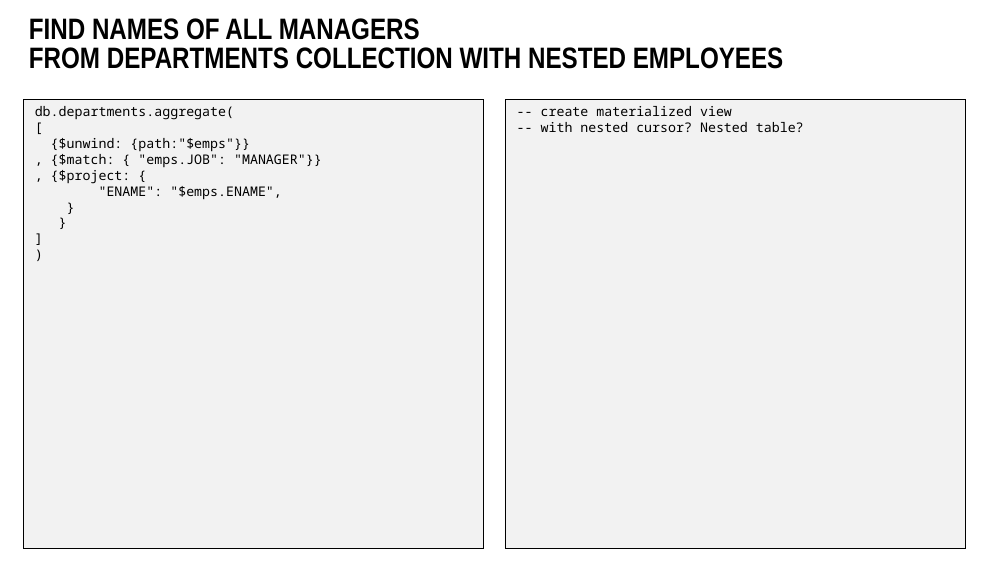
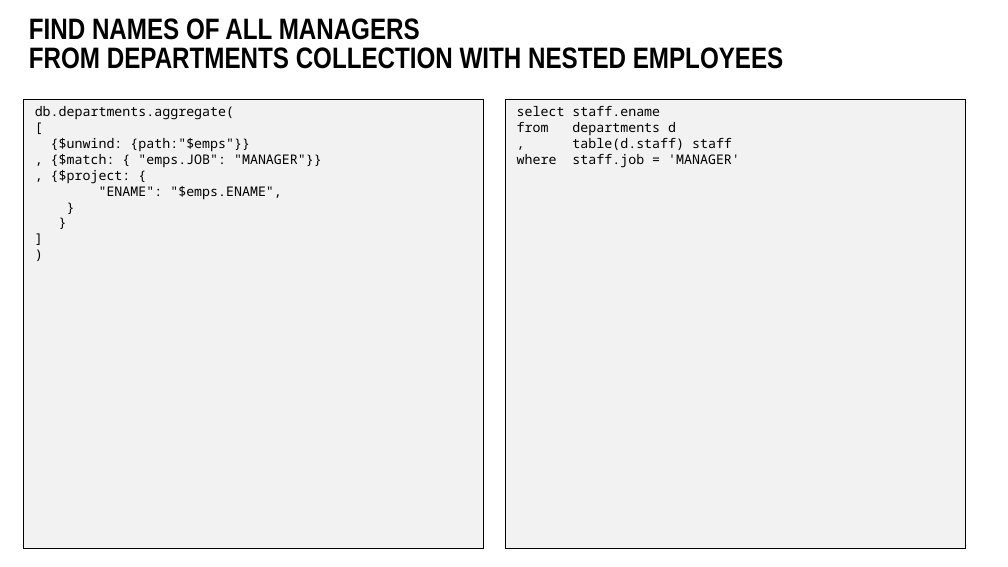
Before and after one commit to lucasjellema/sig-nosql-mongodb, a slide deck: slide 23 of mongodb-find-agg-vs-oracle-sql.pptx. Drawn at 1008x567 pixels with LibreOffice and Linux fonts; fonts in the diff are those of the drawing; background and template pictures are left out. Boxes give left, top, right and bottom in pixels: in the first picture for what was removed or moved away, otherwise in the second. Text is boxed around its words. In the diff, an @@ line names an element or a change of style, - is before the commit and + after.

Commit message:
Adding nested table and materialized view

```diff
--- a/mongodb-find-agg-vs-oracle-sql.pptx
+++ b/mongodb-find-agg-vs-oracle-sql.pptx
@@ text at (517,106,740,168): text changed @@
--- create materialized view
--- with nested cursor? Nested table?
+select staff.ename
+from departments d
+, table(d.staff) staff
+where staff.job = 'MANAGER'
```
Also in this commit, not shown: 7 other slides changed, 1 other file.
